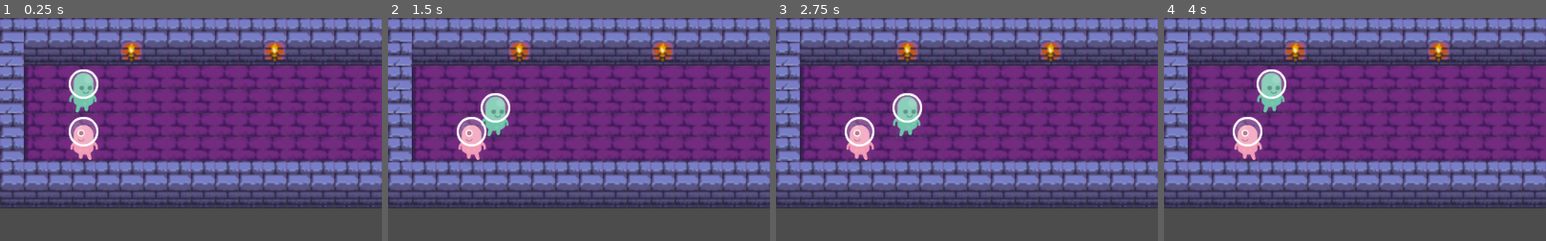
Above: before the commit, frames 1-4 (left to right).
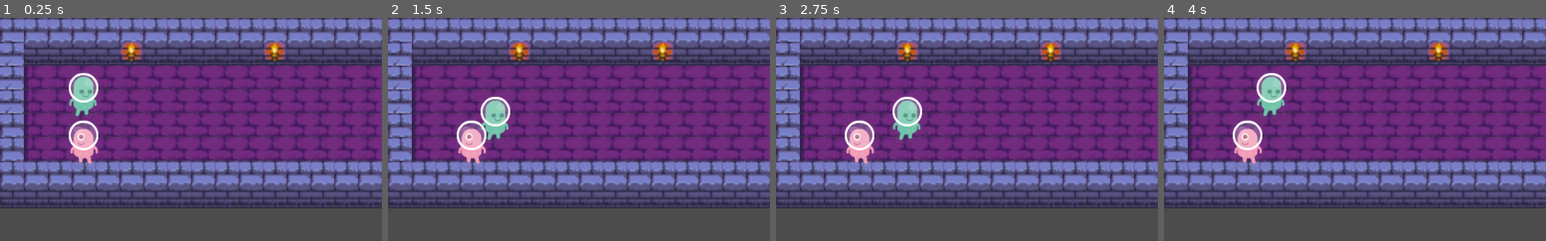
Above: after the commit, the same moments.

Repository: Shoes01/souls-1
Game: Godot game, scene res://Main.tscn
Two runs of this game, one before a commit and one after it. Both use one fixed random seed, a clock stepped at 60 frames per second and the inputs below.
Inputs:
- Up to frame 1 (0.25 s): no input
- Up to frame 2 (1.5 s): tap Enter at 0.5 s; hold Right (ui_right) 0.53-1.28 s; tap Space at 1.25 s; hold Down (ui_down) from 1.28 s (still down)
- Up to frame 3 (2.75 s): tap Enter at 2 s; release Down (ui_down) at 2.03 s; hold Right (ui_right) from 2.03 s (still down)
- Up to frame 4 (4 s): tap Space at 2.75 s; release Right (ui_right) at 2.78 s; hold Up (ui_up) 2.78-3.53 s; tap Enter at 3.5 s; hold Left (ui_left) from 3.53 s (still down)
The pictures show only the part of the screen within x 0-50%, y 0-50%; the shares and areas given below are measured in that part.

The runs differ from the first frame. In frame 1, 1.7% of the frame differs, in the area x 18-26%, y 23-66%; in frame 2, 1.7%; in frame 3, 1.7%, in the area x 18-39%, y 33-66%; in frame 4, 1.7%.

Commit message:
Refactor code to adhere to an ECS pattern
Still need to make a PositionComponent, but everything is functional at the moment.

Diff:
--- a/CombatEngine.gd
+++ /dev/null
@@ -1,16 +0,0 @@
-class_name CombatEngine
-extends Resource
-
-func physical_combat(attacker: Actor, defender: Actor) -> void:
-	var damage_output = attacker.get_stat(Global.Stat.STAT_ATK) - defender.get_stat(Global.Stat.STAT_DEF)
-	if damage_output < 0:
-		damage_output = 0
-
-	if attacker.get_stat(Global.Stat.STAT_SPD) > defender.get_stat(Global.Stat.STAT_SPD) + 5:
-		damage_output *= 2
-
-	print("Attacker deals ", damage_output, " to defender.")
-	defender.reduce_stat(Global.Stat.STAT_HP, damage_output)
-
-	if defender.get_stat(Global.Stat.STAT_HP) < 0:
-		defender.die()
--- a/Global.gd
+++ b/Global.gd
@@ -1,7 +1,5 @@
 extends Node
 
-
-enum Stat {STAT_ATK, STAT_DEF, STAT_HP, STAT_MAG, STAT_RES, STAT_SPD}
 enum State {STATE_GAME, STATE_MENU}
 
 var game_state : Array
--- a/Main.gd
+++ b/Main.gd
@@ -4,6 +4,8 @@
 func _ready() -> void:
 	$Gameboard.connect("opened_character_menu", $UI, "_on_opened_character_menu")
 	$UI.connect("game_state_has_changed", $Debug, "_on_game_state_has_changed")
+	$Gameboard/MovementSystem.connect("begin_combat", $Gameboard/CombatSystem, "_on_begin_combat")
+	$Gameboard/CombatSystem.connect("damage_dealt", $Gameboard/DamageSystem, "_on_damage_dealt")
 
 	Global.game_state.push_back(Global.State.STATE_GAME)
 	$Debug._on_game_state_has_changed()
--- a/Main.tscn
+++ b/Main.tscn
@@ -6,6 +6,9 @@
 [ext_resource path="res://ui/UI.gd" type="Script" id=4]
 [ext_resource path="res://ui/CharacterMenu.tscn" type="PackedScene" id=5]
 [ext_resource path="res://Debug.gd" type="Script" id=6]
+[ext_resource path="res://systems/MovementSystem.gd" type="Script" id=7]
+[ext_resource path="res://systems/CombatSystem.gd" type="Script" id=8]
+[ext_resource path="res://systems/DamageSystem.gd" type="Script" id=9]
 
 [node name="Main" type="Node"]
 script = ExtResource( 1 )
@@ -14,6 +17,15 @@
 script = ExtResource( 3 )
 
 [node name="Map" parent="Gameboard" instance=ExtResource( 2 )]
+
+[node name="MovementSystem" type="Node" parent="Gameboard"]
+script = ExtResource( 7 )
+
+[node name="CombatSystem" type="Node" parent="Gameboard"]
+script = ExtResource( 8 )
+
+[node name="DamageSystem" type="Node" parent="Gameboard"]
+script = ExtResource( 9 )
 
 [node name="UI" type="Node" parent="."]
 script = ExtResource( 4 )
--- a/actor/Actor.gd
+++ /dev/null
@@ -1,54 +0,0 @@
-class_name Actor
-extends Node2D
-
-
-onready var job = $Job
-onready var soul = $Soul
-
-
-func die() -> void:
-	print("This unit is dead.")
-	queue_free()
-
-
-func make(value: String) -> void:
-	if value == "npc":
-		$Job._make("recruit")
-		$Soul.set_soul([[6, 3, 10], [6, 3, 10]])
-		$Sprite.set_flip_h(true)
-		add_to_group("npcs")
-	if value == "pc":
-		$Job._make("recruit")
-		$Soul.set_soul([[10, 5, 1], [10, 5, 1]])
-		$Sprite.set_texture(load("res://assets/alienGreen.png"))
-
-
-func get_stat(value) -> int:
-	# Value is a stat from Global.Stat
-	var _soul: Array = $Soul.get_soul()
-	var total = 0
-
-	for x in range(0, len(_soul)):
-		for y in range(0, len(_soul[0])):
-			if $Job.stat_assignment[x][y] == value:
-				total += _soul[x][y]
-
-	return total
-
-
-func reduce_stat(stat, amount) -> void:
-	# Stat is a stat from Global.Stat
-	# Amount is how much is being reduced from said stat.
-	var _soul = $Soul.get_soul()
-	# Find the highest value for stat.
-	var highest_value := 0
-	var highest_stat: Vector2 = Vector2.INF
-
-	for x in range(0, len(_soul)):
-		for y in range(0, len(_soul[0])):
-			if $Job.stat_assignment[x][y] == stat and _soul[x][y] > highest_value:
-				highest_value = _soul[x][y]
-				highest_stat = Vector2(x, y)
-
-	if highest_value > 0:
-		_soul[highest_stat.x][highest_stat.y] -= amount
--- a/actor/Actor.tscn
+++ /dev/null
@@ -1,19 +0,0 @@
-[gd_scene load_steps=5 format=2]
-
-[ext_resource path="res://actor/Actor.gd" type="Script" id=1]
-[ext_resource path="res://actor/Soul.gd" type="Script" id=2]
-[ext_resource path="res://actor/Job.gd" type="Script" id=3]
-[ext_resource path="res://assets/alienPink.png" type="Texture" id=4]
-
-[node name="Actor" type="Node2D"]
-script = ExtResource( 1 )
-
-[node name="Sprite" type="Sprite" parent="."]
-position = Vector2( 0, -10 )
-texture = ExtResource( 4 )
-
-[node name="Job" type="Node" parent="."]
-script = ExtResource( 3 )
-
-[node name="Soul" type="Node" parent="."]
-script = ExtResource( 2 )
--- a/actor/Job.gd
+++ /dev/null
@@ -1,55 +0,0 @@
-class_name Job
-extends Node
-
-
-export var name_: String = "job name" setget set_name, get_name
-export var description: String = "job description" setget set_description, get_description
-# The stats are assigned according to this nested array.
-var stat_assignment: Array = [] setget set_stat_assignment
-# The actor's soul needs to be this big in order to assume this job.
-var size_requirement: Vector2 = Vector2.ZERO setget set_size_requirement
-
-
-func soul_check(value: Node) -> bool:
-	# TODO: This is probably broken, as is.
-	if value.get_row_count() >= size_requirement.x and value.get_column_count() >= size_requirement.y:
-		return true
-
-	return false
-
-
-func get_name() -> String:
-	return name_
-
-
-func set_name(value: String) -> void:
-	name_ = value
-
-
-func get_description() -> String:
-	return description
-
-
-func set_description(value: String) -> void:
-	description = value
-
-
-func set_stat_assignment(value: Array) -> void:
-	stat_assignment = value
-
-
-func set_size_requirement(value: Vector2) -> void:
-	size_requirement = value
-
-
-func _make(value: String) -> void:
-	if value == "recruit":
-		var requirements: Array = [
-			[Global.Stat.STAT_ATK, Global.Stat.STAT_DEF, Global.Stat.STAT_SPD],
-			[Global.Stat.STAT_MAG, Global.Stat.STAT_RES, Global.Stat.STAT_HP],
-		]
-
-		set_name("Recruit")
-		set_description("The starter class.")
-		set_stat_assignment(requirements)
-		set_size_requirement(Vector2(2, 3))
--- a/actor/Soul.gd
+++ /dev/null
@@ -1,74 +0,0 @@
-class_name Soul
-extends Node
-
-# Access a value by using soul[row][column]
-var soul = [
-	[1, 2, 3],
-	[4, 5, 6],
-	[7, 8, 9]
-] setget set_soul, get_soul
-
-
-func get_soul() -> Array:
-	return soul
-
-
-func get_soul_string() -> String:
-	var soul_string: String = ""
-	for x in range(0, len(soul)):
-		soul_string += "["
-		for y in range(0, len(soul[0])):
-			var string: String = "%4d, " % soul[x][y]
-			soul_string += string
-		soul_string.erase(soul_string.length() - 2, 2)
-		soul_string += "]\n"
-
-	return soul_string
-
-
-func set_soul(value: Array) -> void:
-	soul = value
-
-
-func create_with_dimensions(rows: int, columns: int) -> void:
-	var new_soul = []
-	for x in range(0, rows):
-		new_soul.append([])
-		for _y in range(0, columns):
-			new_soul[x].append(0)
-
-	soul = new_soul
-
-# The left-most column goes to the far-right.
-func rotate_left() -> void:
-	for x in range(0, len(soul)):
-		# Pop the fist element and push it to the back.
-		soul[x].push_back(soul[x].pop_front())
-
-# The right-most column goes to the far-left.
-func rotate_right() -> void:
-	for x in range(0, len(soul)):
-		# Pop the last element, and push it to the front.
-		soul[x].push_front(soul[x].pop_back())
-
-# The top-most row goes to the bottom.
-func rotate_up() -> void:
-	soul.push_back(soul.pop_front())
-
-# The bottom-most row goes to the top.
-func rotate_down() -> void:
-	soul.push_front(soul.pop_back())
-
-# Merge two souls.
-func merge_with(new_soul: Array) -> void:
-	for x in range(0, len(new_soul)):
-		for y in range(0, len(new_soul[x])):
-			soul[x][y] += new_soul[x][y]
-
-
-func get_row_count() -> int:
-	return len(soul)
-
-
-func get_column_count()  -> int:
-	return len(soul[0])
--- a/board/Gameboard.gd
+++ b/board/Gameboard.gd
@@ -4,23 +4,23 @@
 
 signal opened_character_menu(actor)
 
-export var combat_engine: Resource = preload("res://CombatEngine.tres")
+export var combat_engine: Script = load("res://systems/CombatSystem.gd")
 export var grid: Resource = preload("res://board/Grid.tres")
 
-onready var player_character: Actor = load("res://actor/Actor.tscn").instance()
+onready var movement_system = $MovementSystem
+onready var combat_system = $CombatSystem
+onready var player_character: Entity = load("res://entity/entities/PlayerCharacter.tscn").instance()
 
 
 func _ready() -> void:
 	# Prepare PC
 	add_child(player_character)
-	player_character.make("pc")
 	player_character.position = grid.calculate_map_position(Vector2(3, 3))
 
 
 	# Prepare NPC
-	var npc: Actor= load("res://actor/Actor.tscn").instance()
+	var npc: Entity = load("res://entity/entities/NonPlayerCharacter.tscn").instance()
 	add_child(npc)
-	npc.make("npc")
 	npc.position = grid.calculate_map_position(Vector2(3, 5))
 
 
@@ -29,45 +29,19 @@
 
 	# This can probably be streamlined, but eh.
 	if event.is_action_pressed("ui_right"):
-		_move_player_character(Vector2.RIGHT)
+		movement_system.move_to(player_character, Vector2.RIGHT, $Map/Walls.get_used_cells())
 		get_tree().set_input_as_handled()
 	elif event.is_action_pressed("ui_up"):
-		_move_player_character(Vector2.UP)
+		movement_system.move_to(player_character, Vector2.UP, $Map/Walls.get_used_cells())
 		get_tree().set_input_as_handled()
 	elif event.is_action_pressed("ui_left"):
-		_move_player_character(Vector2.LEFT)
+		movement_system.move_to(player_character, Vector2.LEFT, $Map/Walls.get_used_cells())
 		get_tree().set_input_as_handled()
 	elif event.is_action_pressed("ui_down"):
-		_move_player_character(Vector2.DOWN)
+		movement_system.move_to(player_character, Vector2.DOWN, $Map/Walls.get_used_cells())
 		get_tree().set_input_as_handled()
 
 	if event.is_action_pressed("custom_character_menu_open"):
 		# open the character menu, probably via signal.
 		emit_signal("opened_character_menu", player_character)
 		get_tree().set_input_as_handled()
-
-
-func _move_player_character(direction: Vector2) -> void:
-	var player_cell = grid.calculate_grid_coordinates(player_character.position)
-	var target_cell = player_cell + direction
-	var walls: Array = $Map/Walls.get_used_cells()
-
-	var valid_target := true
-	if not grid.is_within_bounds(target_cell):
-		valid_target = false
-
-	# Check to see if anything is occupying target_cell
-	if target_cell in walls:
-		valid_target = false
-
-	# Check to see if any unit is occupying target_cell
-	var npcs = get_tree().get_nodes_in_group("npcs")
-	for child in npcs:
-		var child_cell = grid.calculate_grid_coordinates(child.position)
-		if target_cell == child_cell:
-			combat_engine.physical_combat(player_character, child)
-			valid_target = false
-			break
-
-	if valid_target:
-		player_character.position += direction * grid.cell_size.x
--- /dev/null
+++ b/components/JobComponent.gd
@@ -0,0 +1,28 @@
+class_name JobComponent
+extends Node
+
+
+export var name_: String = "Recruit" setget set_name, get_name
+export var stat_assignment: Array = [["ATK", "DEF", "SPD"],
+									 ["MAG", "RES", "HP"]
+									] setget set_stat_assignment, get_stat_assignment
+
+
+func _ready() -> void:
+	get_parent().add_to_group("job")
+
+
+func set_name(value: String) -> void:
+	name_ = value
+
+
+func get_name() -> String:
+	return name_
+
+
+func set_stat_assignment(value: Array) -> void:
+	stat_assignment = value
+
+
+func get_stat_assignment() -> Array:
+	return stat_assignment
--- /dev/null
+++ b/components/SoulComponent.gd
@@ -0,0 +1,38 @@
+class_name SoulComponent
+extends Node
+
+
+export var _soul: Array = [[0, 0, 0], [0, 0, 0]] setget set_soul, get_soul
+
+
+func _ready() -> void:
+	get_parent().add_to_group("soul")
+
+
+func get_soul() -> Array:
+	return _soul
+
+
+func set_soul(value: Array) -> void:
+	_soul = value
+
+
+func get_soul_string() -> String:
+	var soul_string: String = ""
+	for x in range(0, len(_soul)):
+		soul_string += "["
+		for y in range(0, len(_soul[0])):
+			var string: String = "%4d, " % _soul[x][y]
+			soul_string += string
+		soul_string.erase(soul_string.length() - 2, 2)
+		soul_string += "]\n"
+
+	return soul_string
+
+
+func get_row_count() -> int:
+	return len(_soul)
+
+
+func get_column_count()  -> int:
+	return len(_soul[0])
--- /dev/null
+++ b/components/SpriteComponent.gd
@@ -0,0 +1,3 @@
+## Just use a Sprite node as the component.
+class_name SpriteComponent
+extends Sprite
--- /dev/null
+++ b/entity/Entity.gd
@@ -0,0 +1,25 @@
+## Base Entity.
+##
+## The base entity is a Node2D with a Transform - this goes a bit against ECS,
+## but it's also simpler, so.
+class_name Entity
+extends Node2D
+
+
+var _id: int = get_instance_id()
+var _position: Vector2 = position # I kind of need a position component. But I think SpriteComponent would need to be a child of the PositionComponent for any of it to make sense.
+# Or that changing PositionComponent would update the parent_node()'s position. Which is also kind of dumb.
+
+
+func _ready() -> void:
+	#print("Entity is ready. ID: ", _id)
+	pass
+
+
+func get_component(value: String):
+	for child in get_children():
+		if child.name == value:
+			return child
+
+	print("Failed to get component ", value, ".")
+	return null
--- /dev/null
+++ b/entity/entities/NonPlayerCharacter.tscn
@@ -0,0 +1,22 @@
+[gd_scene load_steps=6 format=2]
+
+[ext_resource path="res://entity/Entity.gd" type="Script" id=1]
+[ext_resource path="res://components/SpriteComponent.gd" type="Script" id=2]
+[ext_resource path="res://assets/alienPink.png" type="Texture" id=3]
+[ext_resource path="res://components/SoulComponent.gd" type="Script" id=4]
+[ext_resource path="res://components/JobComponent.gd" type="Script" id=5]
+
+[node name="NonPlayerCharacter" type="Node2D"]
+script = ExtResource( 1 )
+
+[node name="SpriteComponent" type="Sprite" parent="."]
+position = Vector2( 0, -5 )
+texture = ExtResource( 3 )
+flip_h = true
+script = ExtResource( 2 )
+
+[node name="SoulComponent" type="Node" parent="."]
+script = ExtResource( 4 )
+
+[node name="JobComponent" type="Node" parent="."]
+script = ExtResource( 5 )
--- /dev/null
+++ b/entity/entities/PlayerCharacter.tscn
@@ -0,0 +1,22 @@
+[gd_scene load_steps=6 format=2]
+
+[ext_resource path="res://entity/Entity.gd" type="Script" id=1]
+[ext_resource path="res://assets/alienGreen.png" type="Texture" id=2]
+[ext_resource path="res://components/SpriteComponent.gd" type="Script" id=3]
+[ext_resource path="res://components/SoulComponent.gd" type="Script" id=4]
+[ext_resource path="res://components/JobComponent.gd" type="Script" id=5]
+
+[node name="PlayerCharacter" type="Node2D"]
+script = ExtResource( 1 )
+
+[node name="SpriteComponent" type="Sprite" parent="."]
+position = Vector2( 0, -5 )
+texture = ExtResource( 2 )
+script = ExtResource( 3 )
+
+[node name="SoulComponent" type="Node" parent="."]
+script = ExtResource( 4 )
+_soul = [ [ 10, 5, 1 ], [ 10, 5, 1 ] ]
+
+[node name="JobComponent" type="Node" parent="."]
+script = ExtResource( 5 )
--- /dev/null
+++ b/factories/SoulFactory.gd
@@ -0,0 +1,14 @@
+class_name SoulFactory
+
+
+func make_soul(rows: int, columns: int) -> Script:
+	var soul: Script = load("res://components/SoulComponent.gd").new()
+	var soul_array: Array = []
+
+	for x in range(0, rows):
+		soul_array.append([])
+		for _y in range(0, columns):
+			soul_array[x].append(0)
+
+	soul.set_soul(soul_array)
+	return soul
--- a/project.godot
+++ b/project.godot
@@ -9,43 +9,79 @@
 config_version=4
 
 _global_script_classes=[ {
+"base": "Node",
+"class": "CombatSystem",
+"language": "GDScript",
+"path": "res://systems/CombatSystem.gd"
+}, {
+"base": "Node",
+"class": "DamageSystem",
+"language": "GDScript",
+"path": "res://systems/DamageSystem.gd"
+}, {
 "base": "Node2D",
-"class": "Actor",
+"class": "Entity",
 "language": "GDScript",
-"path": "res://actor/Actor.gd"
-}, {
-"base": "Resource",
-"class": "CombatEngine",
-"language": "GDScript",
-"path": "res://CombatEngine.gd"
+"path": "res://entity/Entity.gd"
 }, {
 "base": "Node",
 "class": "GameBoard",
 "language": "GDScript",
 "path": "res://board/Gameboard.gd"
 }, {
-"base": "Reference",
+"base": "Resource",
 "class": "Grid",
 "language": "GDScript",
 "path": "res://board/Grid.gd"
 }, {
 "base": "Node",
-"class": "Job",
+"class": "JobComponent",
 "language": "GDScript",
-"path": "res://actor/Job.gd"
+"path": "res://components/JobComponent.gd"
 }, {
 "base": "Node",
-"class": "Soul",
+"class": "MovementSystem",
 "language": "GDScript",
-"path": "res://actor/Soul.gd"
+"path": "res://systems/MovementSystem.gd"
+}, {
+"base": "Node",
+"class": "SoulComponent",
+"language": "GDScript",
+"path": "res://components/SoulComponent.gd"
+}, {
+"base": "Reference",
+"class": "SoulFactory",
+"language": "GDScript",
+"path": "res://factories/SoulFactory.gd"
+}, {
+"base": "Reference",
+"class": "SoulSystem",
+"language": "GDScript",
+"path": "res://systems/SoulSystem.gd"
+}, {
+"base": "Reference",
+"class": "SpriteComponent",
+"language": "GDScript",
+"path": "res://components/SpriteComponent.gd"
+}, {
+"base": "Resource",
+"class": "StatSubSystem",
+"language": "GDScript",
+"path": "res://systems/StatSubSystem.gd"
 } ]
 _global_script_class_icons={
-"Actor": "",
-"CombatEngine": "",
+"CombatSystem": "",
+"DamageSystem": "",
+"Entity": "",
 "GameBoard": "",
 "Grid": "",
-"Job": "",
-"Soul": ""
+"JobComponent": "",
+"MovementSystem": "",
+"SoulComponent": "",
+"SoulFactory": "",
+"SoulSystem": "",
+"SpriteComponent": "",
+"StatSubSystem": ""
 }
 
 [application]
--- /dev/null
+++ b/systems/CombatSystem.gd
@@ -0,0 +1,25 @@
+class_name CombatSystem
+extends Node
+
+signal damage_dealt(damage_amount, damaged_entity)
+
+var stat_sub_system = preload("res://systems/StatSubSystem.tres")
+
+
+func _on_begin_combat(attacker: Entity, defender: Entity, is_attack: bool) -> void:
+	var attacker_stats: Dictionary = stat_sub_system.calculate_stats(attacker)
+	var defender_stats: Dictionary = stat_sub_system.calculate_stats(defender)
+
+	var damage_output = attacker_stats["ATK"] - defender_stats["DEF"]
+	if is_attack == false:
+		damage_output = attacker_stats["MAG"] - defender_stats["RES"]
+
+	if damage_output < 0:
+		damage_output = 0
+
+	if attacker_stats["SPD"] > defender_stats["SPD"] + 5:
+		damage_output *= 2
+
+	print("Attacker deals ", damage_output, " to defender.")
+
+	emit_signal("damage_dealt", damage_output, defender)
--- /dev/null
+++ b/systems/DamageSystem.gd
@@ -0,0 +1,41 @@
+# Should be generalized to a "stat change system"
+class_name DamageSystem
+extends Node
+
+
+signal died(entity)
+
+
+func _on_damage_dealt(damage_amount: int, entity: Entity) -> void:
+	var stat_assignment = entity.get_component("JobComponent").get_stat_assignment()
+	var soul_component = entity.get_component("SoulComponent")
+	var soul = soul_component.get_soul()
+
+	for x in range(0, len(stat_assignment)):
+		for y in range(0, len(stat_assignment[0])):
+			if stat_assignment[x][y] == "HP":
+				soul[x][y] -= damage_amount
+				soul_component.set_soul(soul)
+				if soul[x][y] < 0:
+					emit_signal("died", entity)
+					print("Entity ", entity.name, " (ID:", entity._id, ") has died.")
+					entity.queue_free()
+
+
+# Keep this here so I don't lose it.
+func reduce_stat(stat, amount) -> void:
+	# Stat is a stat from Global.Stat
+	# Amount is how much is being reduced from said stat.
+	var _soul = $Soul.get_soul()
+	# Find the highest value for stat.
+	var highest_value := 0
+	var highest_stat: Vector2 = Vector2.INF
+
+	for x in range(0, len(_soul)):
+		for y in range(0, len(_soul[0])):
+			if $Job.stat_assignment[x][y] == stat and _soul[x][y] > highest_value:
+				highest_value = _soul[x][y]
+				highest_stat = Vector2(x, y)
+
+	if highest_value > 0:
+		_soul[highest_stat.x][highest_stat.y] -= amount
--- /dev/null
+++ b/systems/MovementSystem.gd
@@ -0,0 +1,32 @@
+class_name MovementSystem
+extends Node
+
+
+signal begin_combat(attacker, defender, is_attack)
+
+var grid: Resource = preload("res://board/Grid.tres")
+
+
+func move_to(entity: Entity, direction: Vector2, walls: Array) -> void:
+	# I am cheating my using walls, as the walls should really all be entities with some ObstacleComponent or something.
+	var entity_cell = grid.calculate_grid_coordinates(entity.position)
+	var target_cell = entity_cell + direction
+
+	var valid_cell := true
+	if not grid.is_within_bounds(target_cell):
+		valid_cell = false
+
+	if target_cell in walls:
+		valid_cell = false
+
+	for soul_entity in get_tree().get_nodes_in_group("soul"): # until a "position" component gets figured out.
+		var soul_cell = grid.calculate_grid_coordinates(soul_entity.position)
+		if target_cell == soul_cell:
+			valid_cell = false
+			emit_signal("begin_combat", entity, soul_entity, true)
+
+	if target_cell in walls:
+		valid_cell = false
+
+	if valid_cell:
+		entity.position += direction * grid.cell_size.x
--- /dev/null
+++ b/systems/SoulSystem.gd
@@ -0,0 +1,44 @@
+class_name SoulSystem
+
+
+# The left-most column goes to the far-right.
+func rotate_left(soul_component: SoulComponent) -> void:
+	var soul = soul_component.get_soul()
+	for x in range(0, len(soul)):
+		# Pop the fist element and push it to the back.
+		soul[x].push_back(soul[x].pop_front())
+
+	soul_component.set_soul(soul)
+
+# The right-most column goes to the far-left.
+func rotate_right(soul_component: SoulComponent) -> void:
+	var soul = soul_component.get_soul()
+	for x in range(0, len(soul)):
+		# Pop the last element, and push it to the front.
+		soul[x].push_front(soul[x].pop_back())
+
+	soul_component.set_soul(soul)
+
+# The top-most row goes to the bottom.
+func rotate_up(soul_component: SoulComponent) -> void:
+	var soul = soul_component.get_soul()
+	soul.push_back(soul.pop_front())
+
+	soul_component.set_soul(soul)
+
+# The bottom-most row goes to the top.
+func rotate_down(soul_component: SoulComponent) -> void:
+	var soul = soul_component.get_soul()
+	soul.push_front(soul.pop_back())
+
+	soul_component.set_soul(soul)
+
+# Merge two souls.
+func merge_with(new_soul_component: SoulComponent, soul_component: SoulComponent) -> void:
+	var new_soul = new_soul_component.get_soul()
+	var soul = soul_component.get_soul()
+	for x in range(0, len(new_soul)):
+		for y in range(0, len(new_soul[x])):
+			soul[x][y] += new_soul[x][y]
+
+	soul_component.set_soul(soul)
--- /dev/null
+++ b/systems/StatSubSystem.gd
@@ -0,0 +1,22 @@
+class_name StatSubSystem
+extends Resource
+
+
+func calculate_stats(entity: Entity) -> Dictionary:
+	var soul: Array = entity.get_component("SoulComponent").get_soul()
+	var stat_assignment: Array = entity.get_component("JobComponent").get_stat_assignment()
+	var stat_values: Dictionary = {
+		"ATK": 0,
+		"DEF": 0,
+		"MAG": 0,
+		"RES": 0,
+		"SPD": 0,
+		"HP": 0
+	}
+
+	for x in range(0, len(soul)):
+		for y in range(0, len(soul[0])):
+			var key: String = stat_assignment[x][y]
+			stat_values[key] += soul[x][y]
+
+	return stat_values
--- a/CombatEngine.tres
+++ b/systems/StatSubSystem.tres
@@ -1,6 +1,6 @@
 [gd_resource type="Resource" load_steps=2 format=2]
 
-[ext_resource path="res://CombatEngine.gd" type="Script" id=1]
+[ext_resource path="res://systems/StatSubSystem.gd" type="Script" id=1]
 
 [resource]
 script = ExtResource( 1 )
--- a/ui/CharacterMenu.gd
+++ b/ui/CharacterMenu.gd
@@ -4,11 +4,11 @@
 onready var body: Node = $Panel/RichTextLabel
 
 
-func open_menu(actor: Actor) -> void:
+func open_menu(entity: Entity) -> void:
 	var text : String
 
-	var job_name: String = actor.job.get_name()
-	var soul: String = actor.soul.get_soul_string()
+	var job_name: String = entity.get_component("JobComponent").get_name()
+	var soul: String = entity.get_component("SoulComponent").get_soul_string()
 
 	text = job_name + "\n" + soul
 
--- a/ui/UI.gd
+++ b/ui/UI.gd
@@ -4,10 +4,10 @@
 signal game_state_has_changed()
 
 
-func _on_opened_character_menu(actor: Actor) -> void:
+func _on_opened_character_menu(entity: Entity) -> void:
 	Global.game_state.push_back(Global.State.STATE_MENU)
 	emit_signal("game_state_has_changed")
-	$CharacterMenu.open_menu(actor)
+	$CharacterMenu.open_menu(entity)
 
 
 func _on_close_character_menu() -> void:
Not shown: 1 places in Main.tscn that only renumber resources
Not shown, changed: TODO.md
